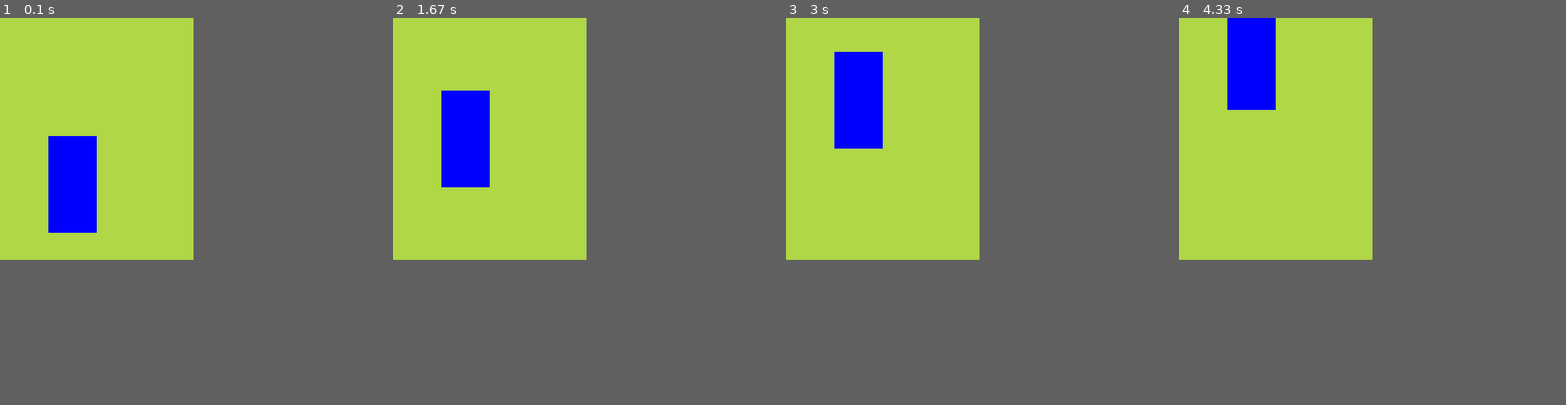
Above: before the commit, frames 1-4 (left to right).
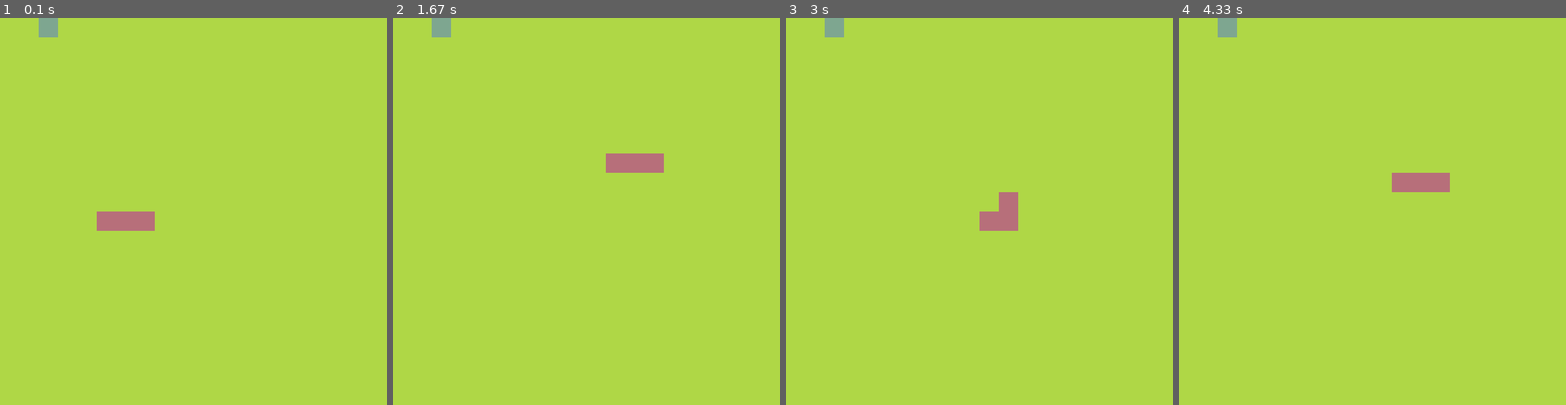
Above: after the commit, the same moments.

Repository: novenopatch/pygame-test
Game: pygame game, started from src/Snake/main.py
Same seed, same stepped clock (60 frames per second), same inputs: the game is played once before the commit and once after it.
Inputs:
- Up to frame 1 (0.1 s): no input
- Up to frame 2 (1.67 s): hold Right 0.33-0.8 s; hold Up 0.83-1.3 s; hold Right from 1.33 s (still down)
- Up to frame 3 (3 s): release Right at 1.8 s; hold Left 1.83-2.37 s; hold Down 2.4-2.7 s; hold Left from 2.73 s (still down)
- Up to frame 4 (4.33 s): release Left at 3.13 s; hold Up 3.17-3.53 s; hold Right 3.57-4.2 s; hold Down from 4.23 s (still down)
In our replay, the window is 400x500 before the commit and 800x800 after it. These sizes can differ from the game's own. Grey fills any space a smaller window leaves; there, only what the larger window draws over its background counts as a difference.

The runs differ from the first frame. In frame 1, 4.1% of the frame differs, in the area x 10-40%, y 0-56%; in frame 2, 4.1%; in frame 3, 4.1%; in frame 4, 3.8%.

Commit message:
draw snake and fruit

Diff:
--- a/src/Snake/main.py
+++ b/src/Snake/main.py
@@ -1,24 +1,89 @@
-import sys
+import sys, pygame,random
 
-import pygame
+class Snake:
+    def __init__(self):
+        self.UP = "up"
+        self.DOWN = "down"
+        self.RIGHT = "right"
+        self.LEFT = "left"
+        self.body = [pygame.math.Vector2(5,10),pygame.math.Vector2(6,10),pygame.math.Vector2(7,10)]
+        self.direction =  pygame.math.Vector2(1,0)
 
+    def drawSnake(self):
+        for block in self.body:
+            posX = int(block.x * cellSize)
+            posY = int(block.y * cellSize)
+            blockRect = pygame.Rect(posX,posY,cellSize,cellSize)
+            pygame.draw.rect(screen, (183, 111, 122), blockRect)
+    def moveSnake(self):
+        bodyCopy = self.body[:-1]
+        bodyCopy.insert(0,bodyCopy[0] + self.direction)
+        self.body = bodyCopy[:]
+    def changeDirection(self,direction:str):
+        if direction == self.UP:
+            self.direction = pygame.math.Vector2(0, -1)
+        if direction == self.DOWN:
+            self.direction = pygame.math.Vector2(0, 1)
+        if direction == self.RIGHT:
+            self.direction = pygame.math.Vector2(1, 0)
+        if direction == self.LEFT:
+            self.direction = pygame.math.Vector2(-1, 0)
+
+        #elif direction == "down"
+
+
+class Fruit:
+    def __init__(self):
+        self.x = random.randint(0,cellNumber -1)
+        self.y = random.randint(0,cellNumber -1)
+        self.pos = pygame.math.Vector2(self.x,self.y)
+    def drawFruit(self):
+        #create rectable
+        fruitRect = pygame.Rect(int(self.pos.x * cellSize),int(self.pos.y * cellSize),cellSize,cellSize)
+        pygame.draw.rect(screen,(126,166,144),fruitRect)
+
+class Main:
+    def __init__(self):
+        self.snake = Snake()
+        self.fruit = Fruit()
+    def update(self):
+        self.snake.moveSnake()
+    def drawElements(self):
+        mainGame.snake.drawSnake()
+        mainGame.fruit.drawFruit()
+    def checkCollision(self):
+        if self.fruit.pos == self.snake.body[0]:
+            print("yo")
 pygame.init()
+cellSize = 40
+cellNumber = 20
+screen = pygame.display.set_mode((cellNumber * cellSize, cellNumber * cellSize))
+clock = pygame.time.Clock()
+running = True
 
-screen = pygame.display.set_mode((400, 500))
-clock = pygame.time.Clock()
+mainGame = Main()
 
-testSurface = pygame.Surface((100,200))
-testSurface.fill((0,0,255))
-testRect = testSurface.get_rect(topright=(200,250))
-running = True
+SCREEN_UPDATE = pygame.USEREVENT
+pygame.time.set_timer(SCREEN_UPDATE,150)
 while running:
     for event in pygame.event.get():
         if event.type == pygame.QUIT:
             running = False
             pygame.quit()
             sys.exit()
-    screen.fill((175,215,70))
-    testRect.y -=1
-    screen.blit(testSurface,testRect)
+        if event.type == SCREEN_UPDATE:
+            mainGame.update()
+        if event.type == pygame.KEYDOWN:
+            if event.key == pygame.K_UP:
+                mainGame.snake.changeDirection(mainGame.snake.UP)
+            if event.key == pygame.K_DOWN:
+                mainGame.snake.changeDirection(mainGame.snake.DOWN)
+            if event.key == pygame.K_LEFT:
+                mainGame.snake.changeDirection(mainGame.snake.LEFT)
+            if event.key == pygame.K_RIGHT:
+                mainGame.snake.changeDirection(mainGame.snake.RIGHT)
+    screen.fill((175, 215, 70))
+    mainGame.drawElements()
+    mainGame.checkCollision()
     pygame.display.update()
     clock.tick(60)
